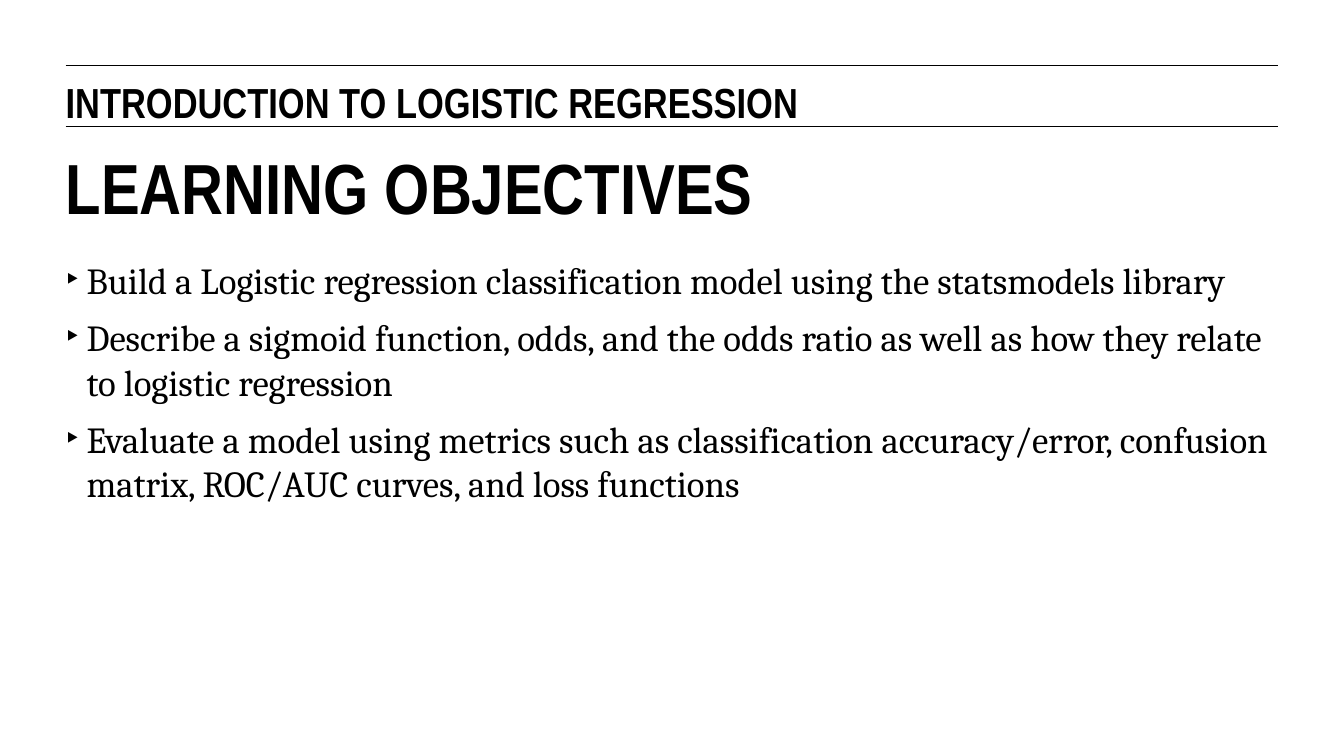
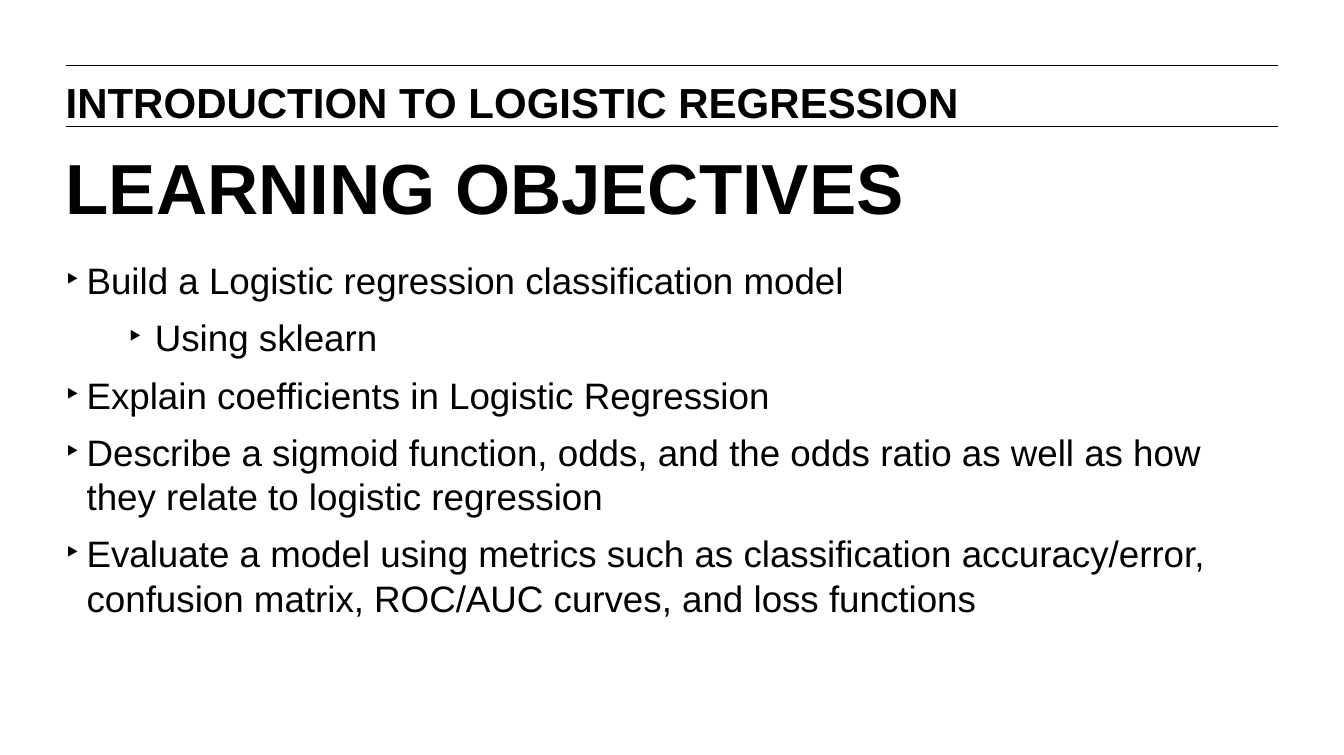
Before and after one commit to matanefron/data-sets, a slide deck: slide 2 of lessons/lesson-9/09-intro-to-logistic-regression.pptx. Drawn at 1344x755 pixels with LibreOffice and Linux fonts; fonts in the diff are those of the drawing. Boxes give left, top, right and bottom in pixels: in the first picture for what was removed or moved away, otherwise in the second. Text is boxed around its words. In the diff, an @@ line names an element or a change of style, - is before the commit and + after.

```diff
--- a/lessons/lesson-9/09-intro-to-logistic-regression.pptx
+++ b/lessons/lesson-9/09-intro-to-logistic-regression.pptx
@@ text "INTRODUCTION TO LOGISTIC REGRESSION" at bbox=[66, 88, 958, 119]: font Arial Narrow to Arial @@
@@ title "LEARNING OBJECTIVES" at bbox=[66, 164, 904, 215]: font Arial Narrow to Arial @@
@@ text at bbox=[87, 267, 844, 416]: text changed; font Cambria to Arial @@
-‣ Build a Logistic regression classification model using the statsmodels library
+‣ Build a Logistic regression classification model
+  ‣ Using sklearn
+‣ Explain coefficients in Logistic Regression
@@ text at bbox=[87, 439, 1205, 617]: font Cambria to Arial in "Describe a sigmoid function, odds, and the ...", "Evaluate a model using metrics such as ..." @@
```
Also in this commit, not shown: 46 other slides changed, 8 slides added, 21 slides removed, 9 other files.
